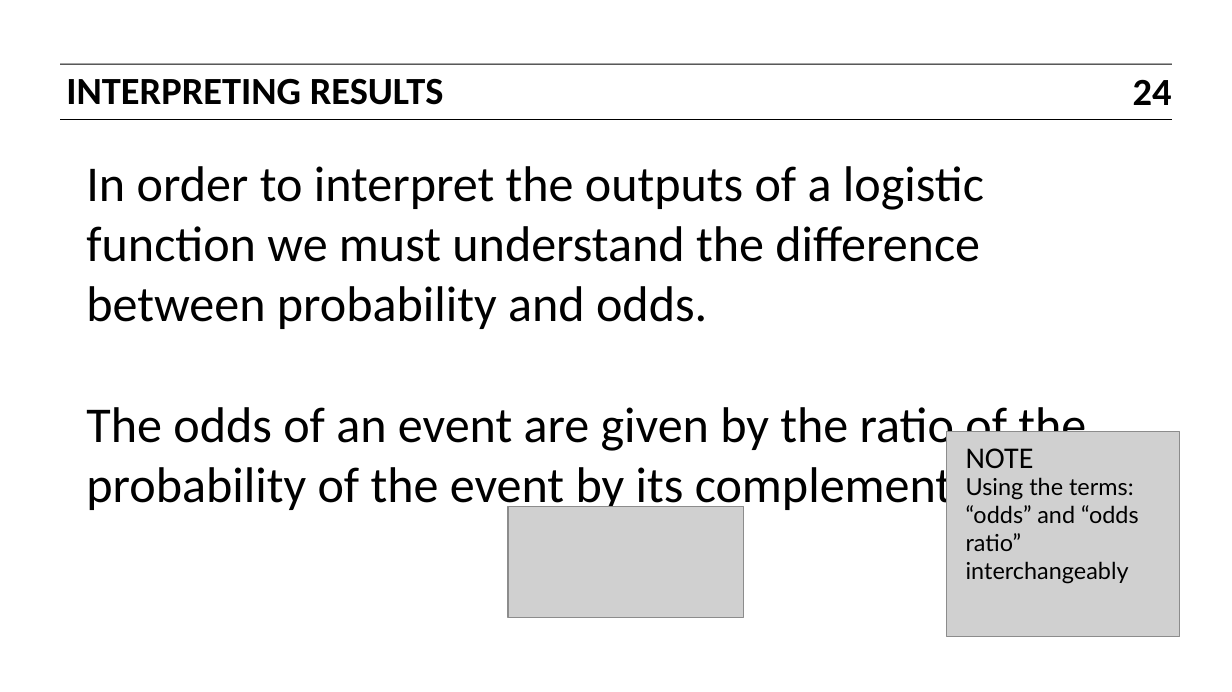
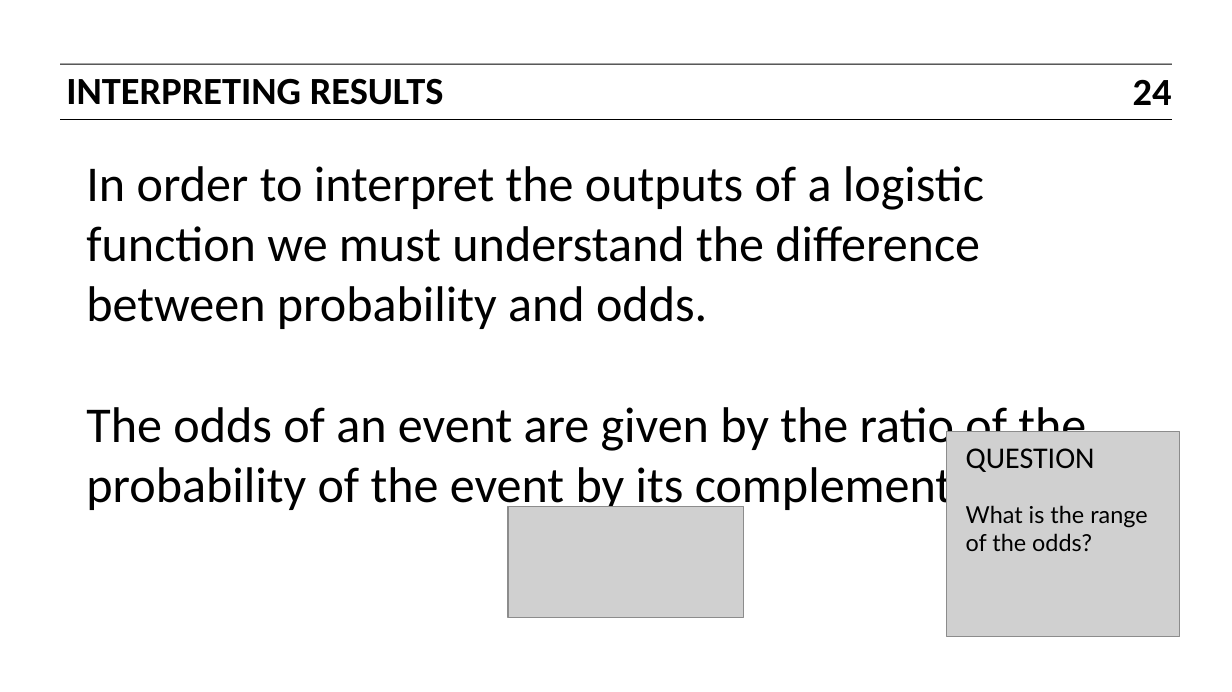
Before and after one commit to justmarkham/DAT3, a slide deck: slide 24 of slides/10_logistic_regression.pptx. Drawn at 1232x692 pixels with LibreOffice and Linux fonts; fonts in the diff are those of the drawing; grey boxes stand for pictures. Boxes give left, top, right and bottom in pixels: in the first picture for what was removed or moved away, otherwise in the second. Text is boxed around its words. In the diff, an @@ line names an element or a change of style, - is before the commit and + after.

Commit message:
Added question to slide 24

```diff
--- a/slides/10_logistic_regression.pptx
+++ b/slides/10_logistic_regression.pptx
@@ text at [966,448,1095,472]: text changed @@
-NOTE
+QUESTION
@@ text at [966,505,1147,551]: text changed @@
-Using the terms: “odds” and “odds ratio” interchangeably
+What is the range of the odds?
```
Also in this commit, not shown: 1 other file.
